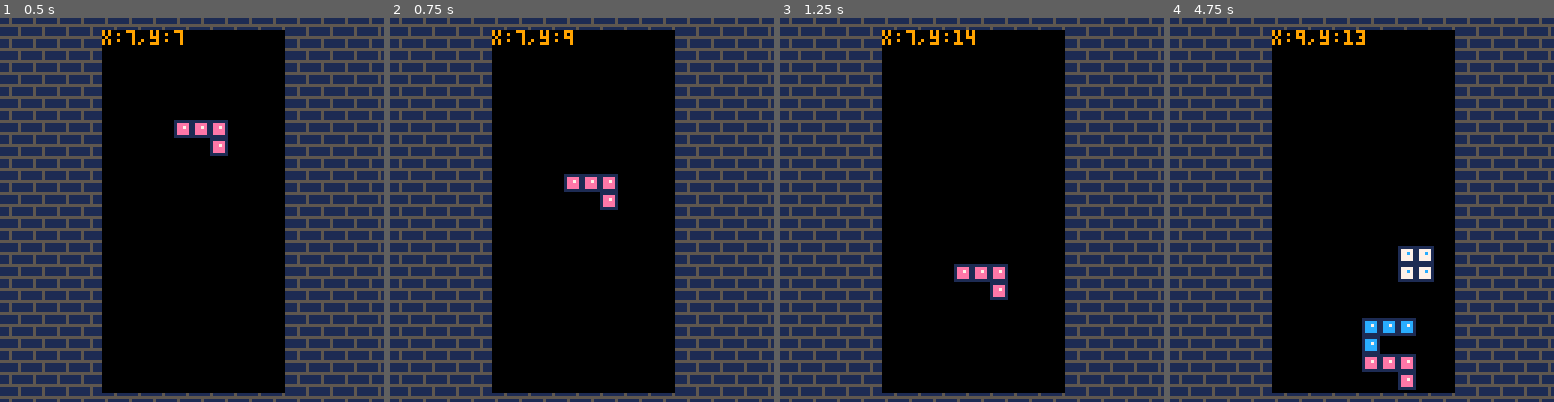
Above: before the commit, frames 1-4 (left to right).
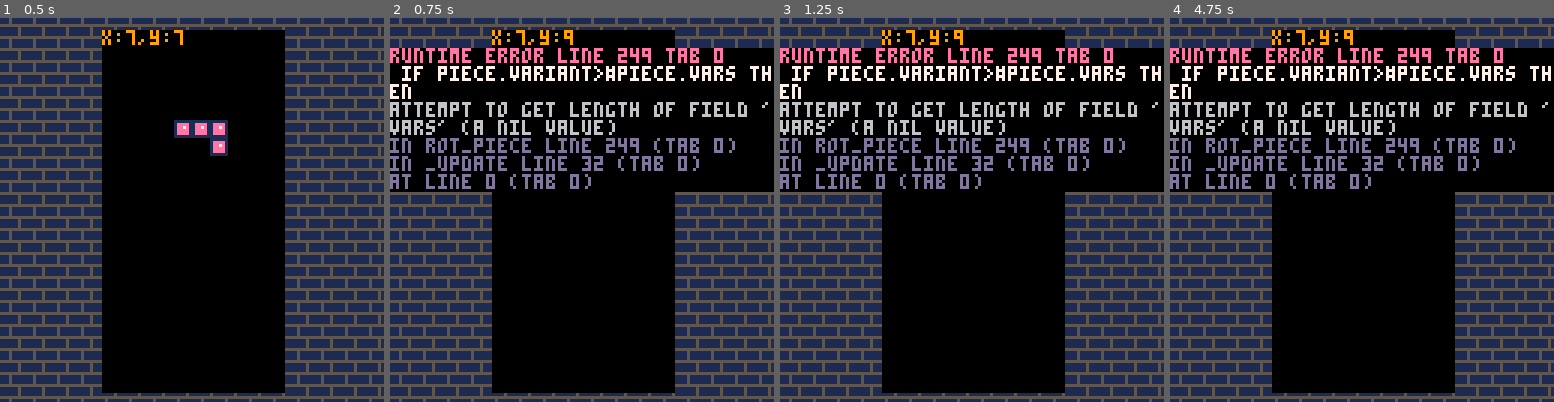
Above: after the commit, the same moments.

Repository: LuosRestil/pico8
Game: PICO-8 cartridge tetris.p8
The game is run twice, just before and just after one commit, with the same random seed, the same clock (stepped at 60 frames per second) and the same inputs.
Inputs:
- Up to frame 1 (0.5 s): no input
- Up to frame 2 (0.75 s): tap O (Z key) at 0.7 s
- Up to frame 3 (1.25 s): no input
- Up to frame 4 (4.75 s): hold Right 1.6-2.1 s; tap O (Z key) every 0.4 s from 1.7 to 4.5 s; hold Right 2.47-3.03 s; hold Left 3.08-3.58 s; hold Right 4.02-4.68 s

Frame 1 is identical in both runs. In frame 2, 25% of the frame differs, in the area x 0-100%, y 7-50%; in frame 3, 25%; in frame 4, 27%, in the area x 0-100%, y 3-97%.
Error after the commit: runtime error line 249 tab 0; if piece.variant>#piece.vars then; attempt to get length of field 'vars' (a nil value)

Commit message:
tetromino variants, rotation draft

Diff:
--- a/tetris.p8
+++ b/tetris.p8
@@ -31,6 +31,9 @@
 	if btnp(⬅️) and can_move("l") then
 		move_piece("l")
 	end
+	if btnp(🅾️) then
+		rot_piece()
+	end
 end
 
 function _draw()
@@ -57,7 +60,9 @@
 	for c in all(brd_coords()) do
 		local x=(c[1]-1)*pcsz+xpad
 		local y=(c[2]-1)*pcsz+ypad
-		sspr(spr_pos,0,6,6,x,y)
+		if y>=0 then
+			sspr(spr_pos,0,6,6,x,y)
+		end
 	end
 end
 -->8
@@ -78,14 +83,16 @@
 		--left zig
 		{
 			vars={
-				{{0,0},{1,0},{1,1},{2,1}}
+				{{0,0},{1,0},{1,1},{2,1}},
+				{{2,-1},{1,0},{2,0},{1,1}}
 			},
 			col=3
 		},
 		--right zig
 		{
 			vars={
-				{{1,0},{2,0},{0,1},{1,1}}
+				{{1,0},{2,0},{0,1},{1,1}},
+				{{1,-1},{1,0},{2,0},{2,1}}
 			},
 			col=2
 		},
@@ -99,7 +106,8 @@
 		--stick
 		{
 		 vars={
-		 	{{0,0},{1,0},{2,0},{3,0}}
+		 	{{0,0},{1,0},{2,0},{3,0}},
+		 	{{1,1},{1,0},{1,-1},{1,-2}}
 		 },
 		 col=1,
 		 shiftl=true
@@ -107,21 +115,30 @@
 		--tri
 		{
 			vars={
-				{{0,0},{1,0},{2,0},{1,1}}
+				{{0,0},{1,0},{2,0},{1,1}},
+				{{1,-1},{0,0},{1,0},{1,1}},
+				{{1,-1},{0,0},{1,0},{2,0}},
+				{{1,-1},{1,0},{2,0},{1,1}},
 			},
 			col=1
 		},
 		--left ell
 		{
 			vars={
-				{{0,0},{1,0},{2,0},{0,1}}
+				{{0,0},{1,0},{2,0},{0,1}},
+				{{0,-1},{1,-1},{1,0},{1,1}},
+				{{2,-1},{0,0},{1,0},{2,0}},
+				{{1,-1},{1,0},{1,1},{2,1}}
 			},
 			col=3
 		},
 		--right ell
 		{
 			vars={
-				{{0,0},{1,0},{2,0},{2,1}}
+				{{0,0},{1,0},{2,0},{2,1}},
+				{{1,-1},{1,0},{0,1},{1,1}},
+				{{0,-1},{0,0},{1,0},{2,0}},
+				{{1,-1},{2,-1},{1,0},{1,1}}
 			},
 			col=2
 		}
@@ -227,6 +244,16 @@
 		end
 		return true
 	end
+end
+
+function rot_piece()
+	local orig_var=piece.variant
+	piece.variant+=1
+	if piece.variant>#piece.vars then
+		piece.variant=1
+	end
+	--todo figure out rot rules
+	--when new pos is occupied
 end
 
 
